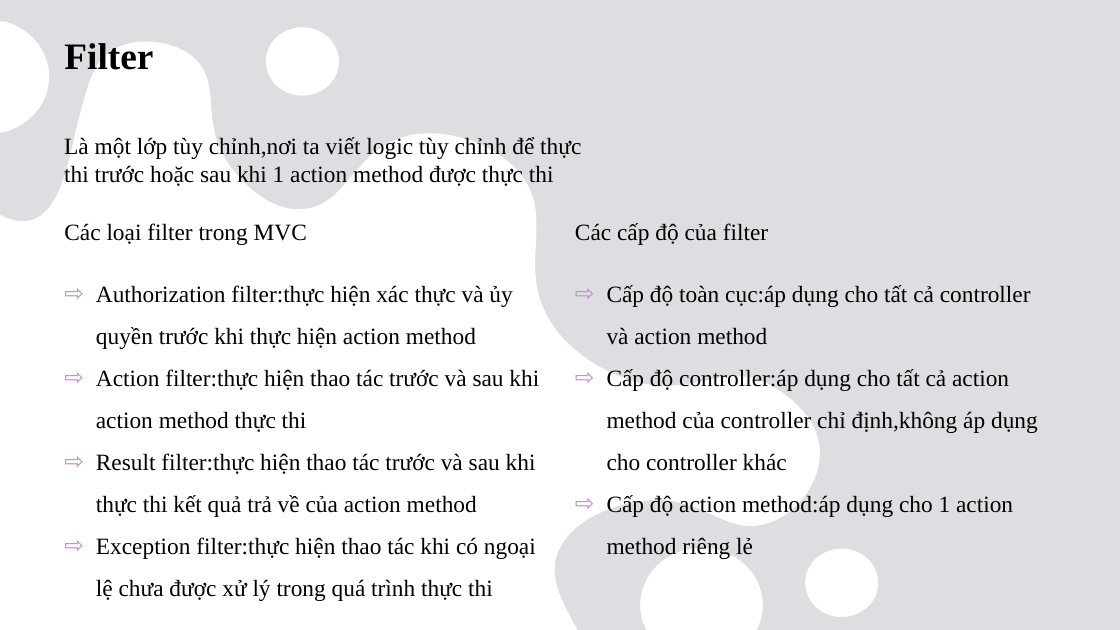
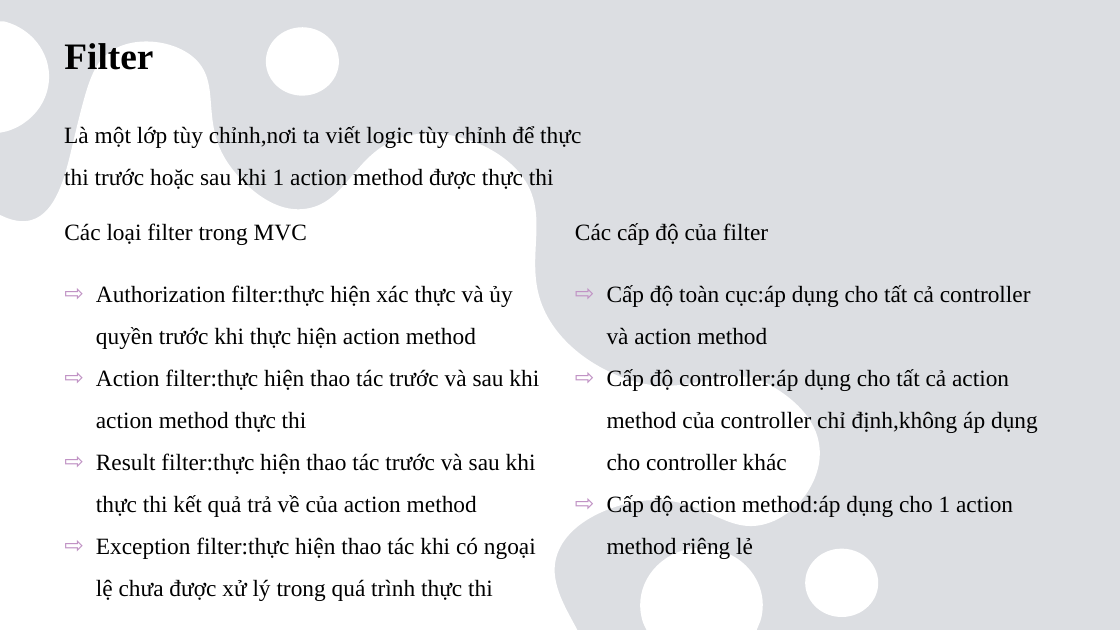
Before and after one commit to ngocson1603/khoaluanword, a slide deck: slide 61 of thuctapword/Báo cáo.pptx. Drawn at 1120x630 pixels with LibreOffice and Linux fonts; fonts in the diff are those of the drawing. Boxes give left, top, right and bottom in pixels: in the first picture for what was removed or moved away, otherwise in the second. Text is boxed around its words. In the diff, an @@ line names an element or a change of style, - is before the commit and + after.

```diff
--- a/thuctapword/Báo cáo.pptx
+++ b/thuctapword/Báo cáo.pptx
@@ text "Là một lớp tùy chỉnh,nơi ...": place and size @@
-text "Là một lớp tùy chỉnh,nơi ..." at <box>64,137,581,186</box>
+text "Là một lớp tùy chỉnh,nơi ..." at <box>64,126,581,189</box>
@@ text "Là một lớp tùy chỉnh,nơi ..." at <box>64,126,581,189</box>: line spacing 1 to 1.5 @@
```
Also in this commit, not shown: 34 other slides changed, 2 other files.
